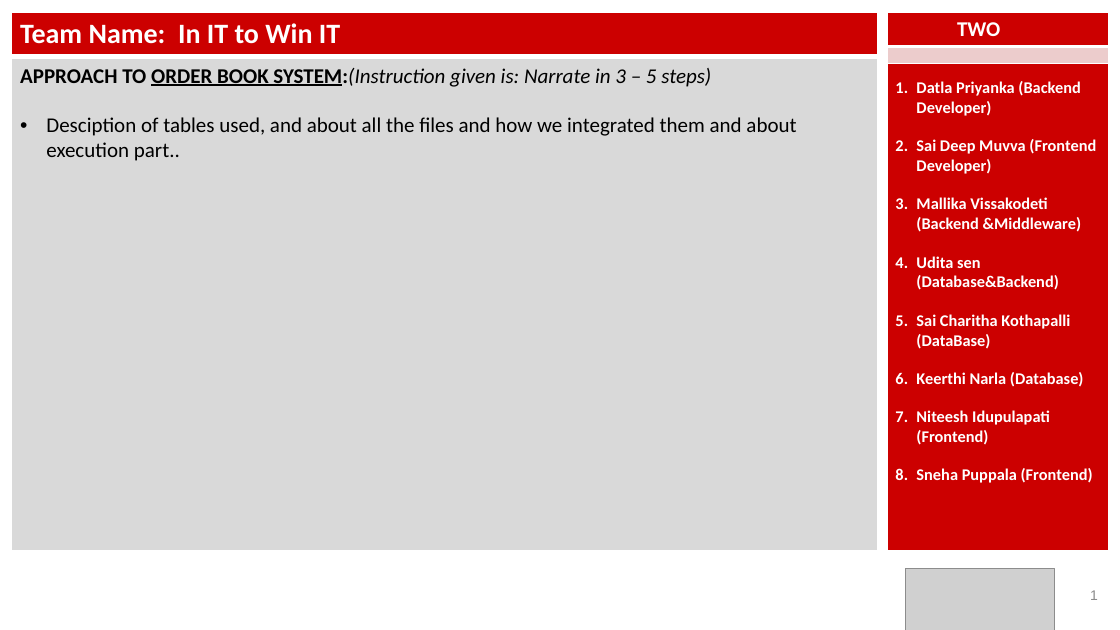
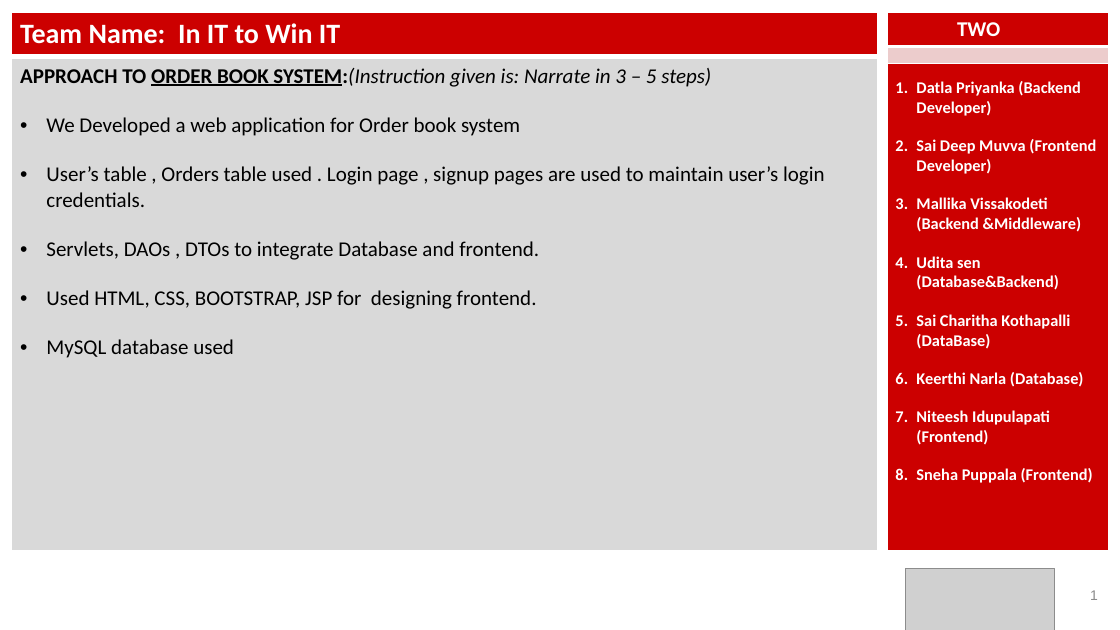
Before and after one commit to DBSHackathonTeam2/Test, a slide deck: slide 1 of Table2_Approach.pptx. Drawn at 1120x630 pixels with LibreOffice and Linux fonts; fonts in the diff are those of the drawing; grey boxes stand for pictures; background and template pictures are left out. Boxes give left, top, right and bottom in pixels: in the first picture for what was removed or moved away, otherwise in the second. Text is boxed around its words. In the diff, an @@ line names an element or a change of style, - is before the commit and + after.

```diff
--- a/Table2_Approach.pptx
+++ b/Table2_Approach.pptx
@@ table at [12,59,877,552] @@
-row 1, column 1: APPROACH TO ORDER BOOK SYSTEM:(Instruction given is: Narrate in 3 – 5 steps) / Desciption of tables used, and about all the files and how we integrated them and about execution part..
+row 1, column 1: APPROACH TO ORDER BOOK SYSTEM:(Instruction given is: Narrate in 3 – 5 steps) / We Developed a web application for Order book system / User’s table , Orders table used . Login page , signup pages are used to maintain user’s login credentials. / Servlets, DAOs , DTOs to integrate Database and frontend. / Used HTML, CSS, BOOTSTRAP, JSP for designing frontend. / MySQL database used
```
Also in this commit, not shown: 1 slide added.
